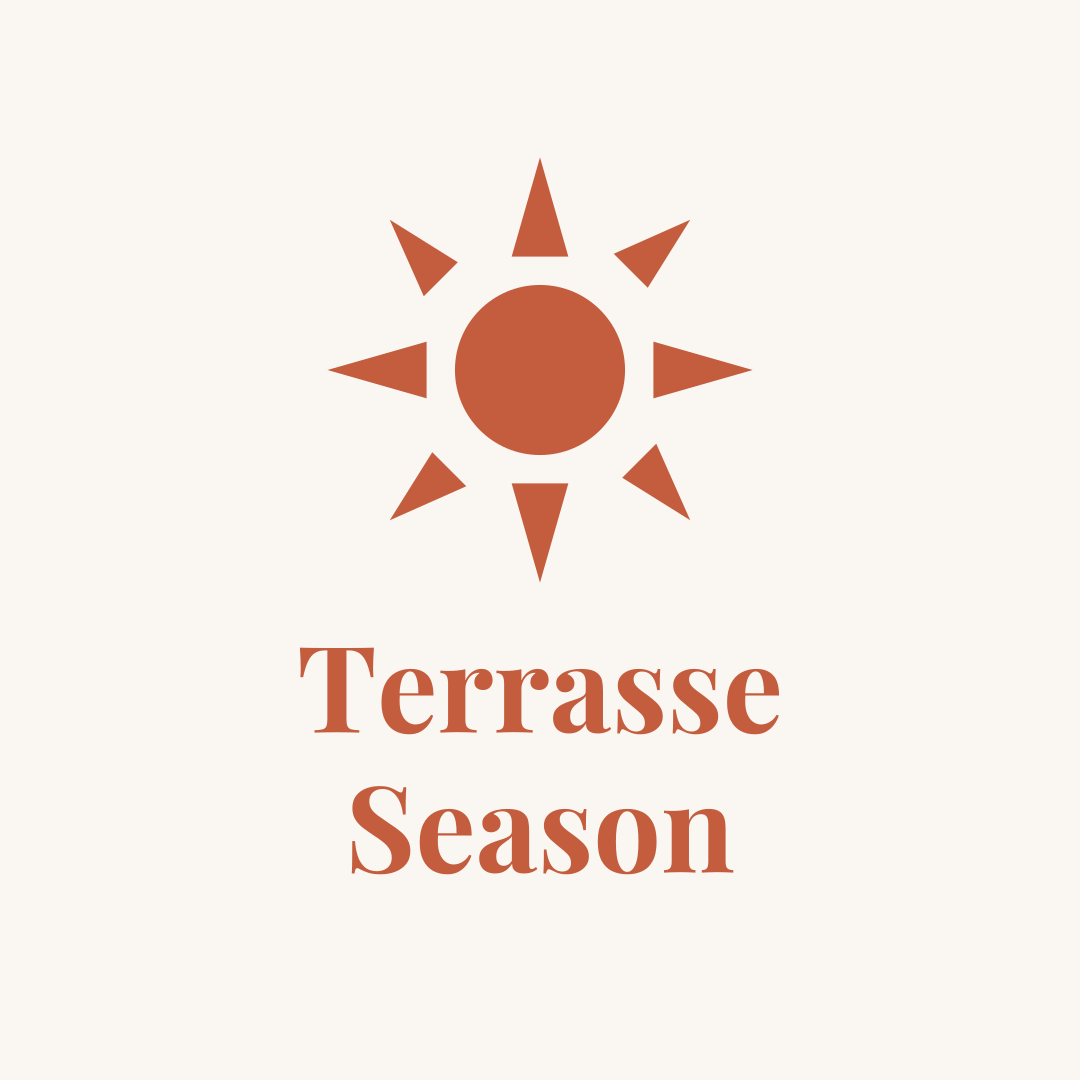
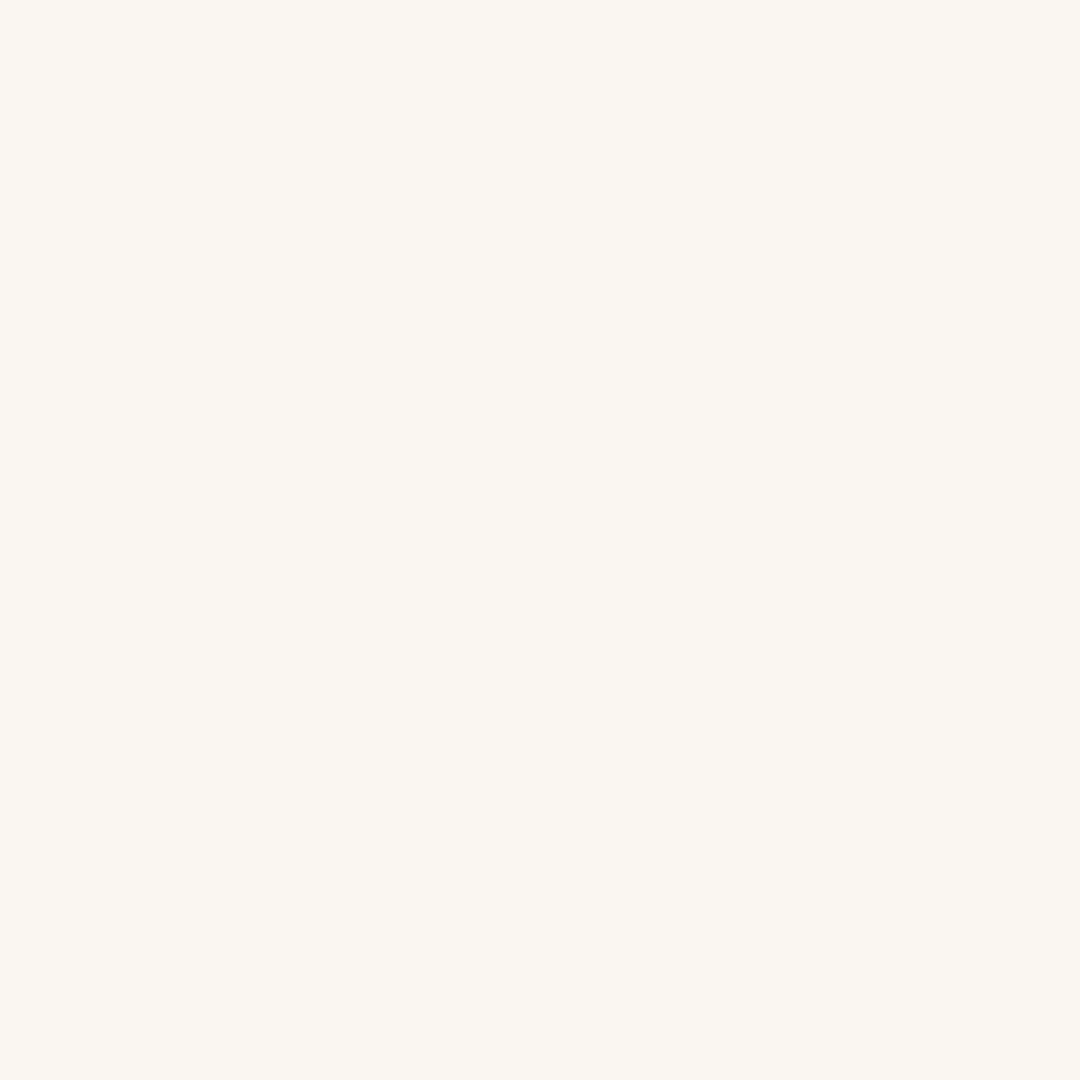
Layer changes from the first 1080px x 1080px image to the second:
added layer "Background" above "Sun" over [299, 157, 780, 875]
added layer "Sun" above "Text" over [327, 157, 753, 583]
added layer "Text" over [299, 647, 780, 875]